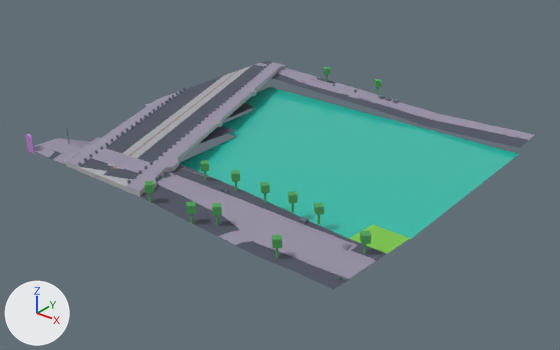
What one commit did to the glTF model public/maps/melbourne/chunks/6_-15.glb.
Rendered twice from a 50 mm lens placed at (919.9, 1558.3, 107.3), pointed at (774.8, 1739.7, -5.2). Lighting does not change. The marker at lower left points along +X, +Y and +Z. The older version comes first. Where no turn or scale is listed for an object, it has been applied to the vertices. Vertices at exactly the same position are counted once.

Objects in the first picture: 'compiled-chunk'.
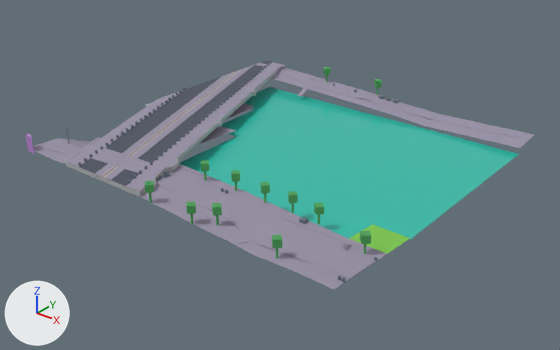
The change in detail:
Material 'marking' (mat_marking) is new.
Its base color is (0.94, 0.92, 0.78) (white #f8f6e5).
Its roughness is 0.72.
me_mesh_0 is used by ob_compiled_chunk; location (774.0, 1746.0, 5.9).
me_mesh_0 had 4135 vertices, 6276 faces and spanned x -60.0..60.0, y -61.6..61.6, z -5.8..5.8.
me_mesh_0 now has 4805 vertices, 7267 faces and spans x -60.0..60.0, y -61.6..61.6, z -5.8..5.8.
me_mesh_0 part 1: 94 vertices moved from x -60.0..-17.0, y -60.0..59.5, z -0.9..1.5 to x -60.0..-15.4, y -60.0..60.0, z -0.9..1.6; 180 vertices removed from x -56.7..-11.8, y -59.1..58.8, z 0.2..1.6; 820 vertices added at x -60.0..-8.1, y -60.0..60.0, z -4.3..1.7.
me_mesh_0 part 2: 84 faces spanning x -60.0..60.0, y -60.0..60.0, z -4.9..0.7 switch from mat_asphalt (greyish blue #4f5563) to mat_pavement (grey #9a93a8).
Other edits to the shape of me_mesh_0 do not show in these pictures.
me_mesh_0 gains material mat_marking (white #f8f6e5).

Boxes (x1, y1, x2, y2) around the edits, measured in the pictures (560 x 350 px):
part 1 of me_mesh_0, built on
    before: (79, 65, 279, 180)
    after: (74, 63, 323, 190)
part 2 of me_mesh_0, recoloured
    both: (49, 73, 528, 289)
